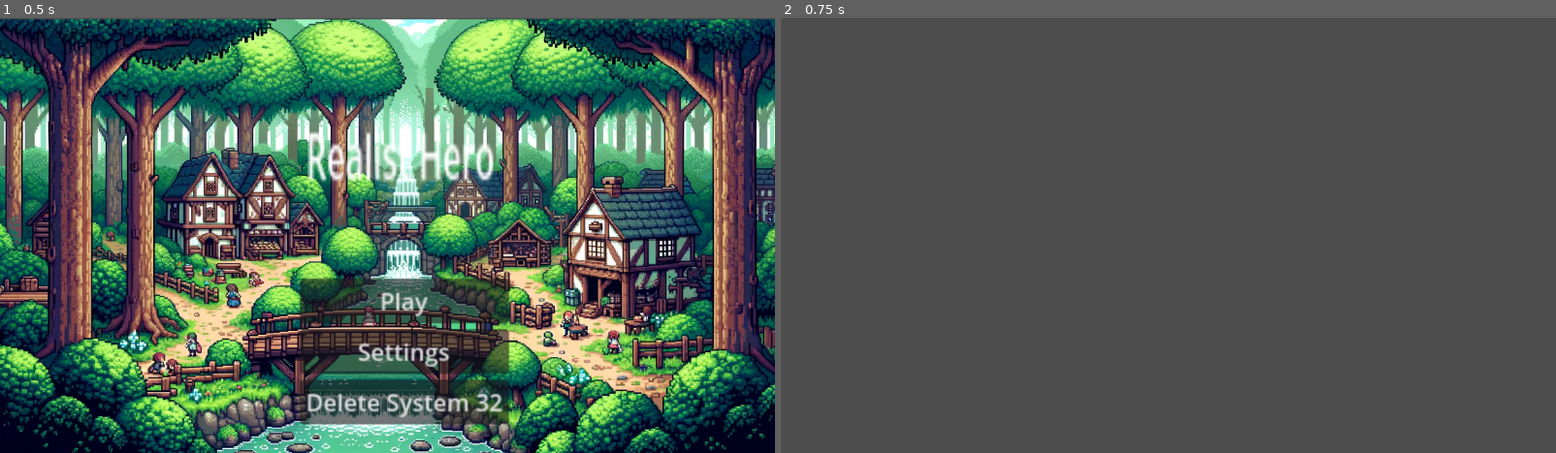
Above: before the commit, frames 1-2 (left to right).
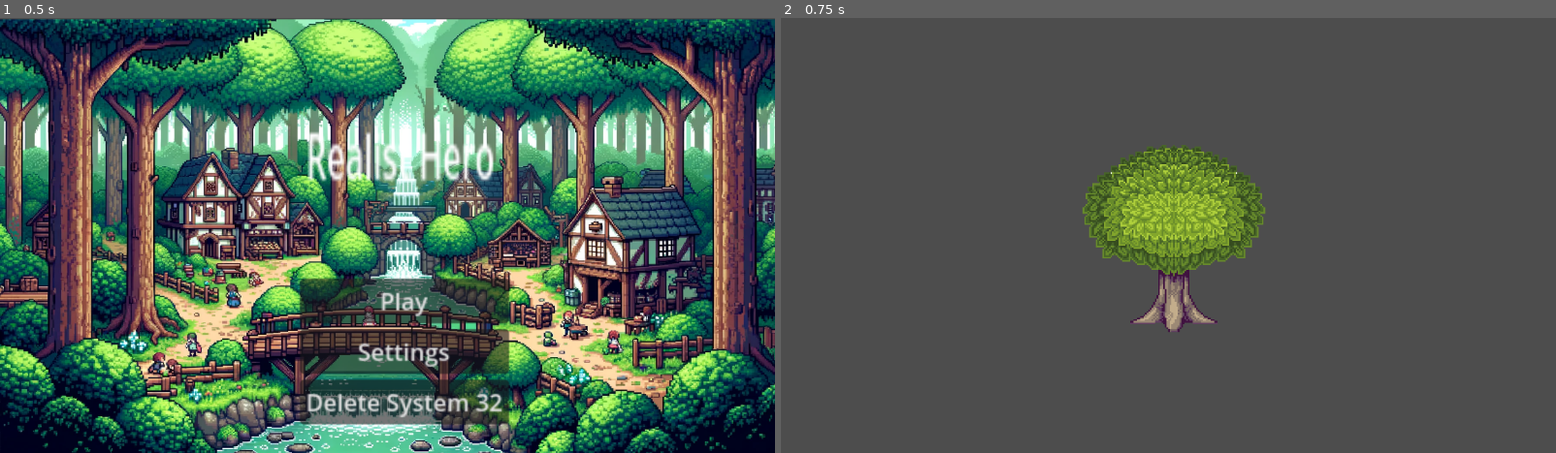
Above: after the commit, the same moments.

Repository: ABao03/realist-hero
Game: Godot game, scene res://menu.tscn
Two runs of this game, one before a commit and one after it. Both use one fixed random seed, a clock stepped at 60 frames per second and the inputs below.
Inputs:
- Up to frame 1 (0.5 s): no input
- Up to frame 2 (0.75 s): click "Play" at 0.5 s

Frame 1 is identical in both runs. In frame 2, 5.8% of the frame differs, in the area x 38-63%, y 29-73%.

Commit message:
added tree

Diff:
--- a/game.tscn
+++ b/game.tscn
@@ -1,3 +1,10 @@
-[gd_scene format=3 uid="uid://ck1w0me5cr3tk"]
+[gd_scene load_steps=2 format=3 uid="uid://ck1w0me5cr3tk"]
+
+[ext_resource type="Texture2D" uid="uid://bd221ximxw77y" path="res://d515mo1-542e7751-ee0a-461a-a383-bd1a90824873.png" id="1_27hxq"]
 
 [node name="Game" type="Node2D"]
+
+[node name="D515Mo1-542e7751-ee0a-461a-a383-bd1a90824873" type="Sprite2D" parent="."]
+position = Vector2(584, 319)
+scale = Vector2(0.407713, 0.397243)
+texture = ExtResource("1_27hxq")
Binary file added: d515mo1-542e7751-ee0a-461a-a383-bd1a90824873.png
Not shown, added: d515mo1-542e7751-ee0a-461a-a383-bd1a90824873.png.import
